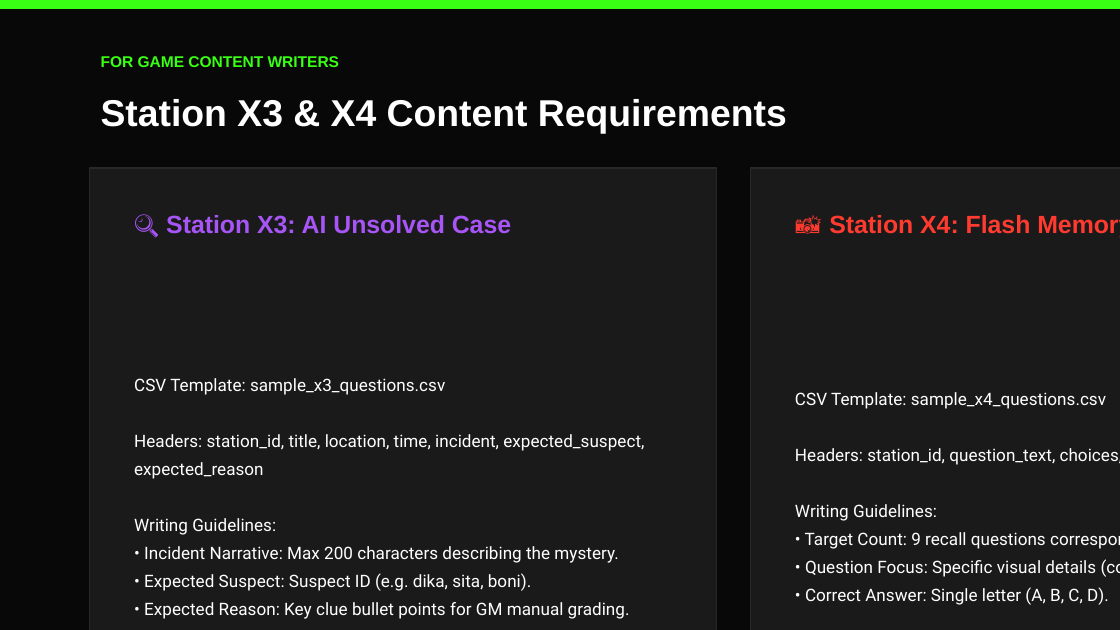
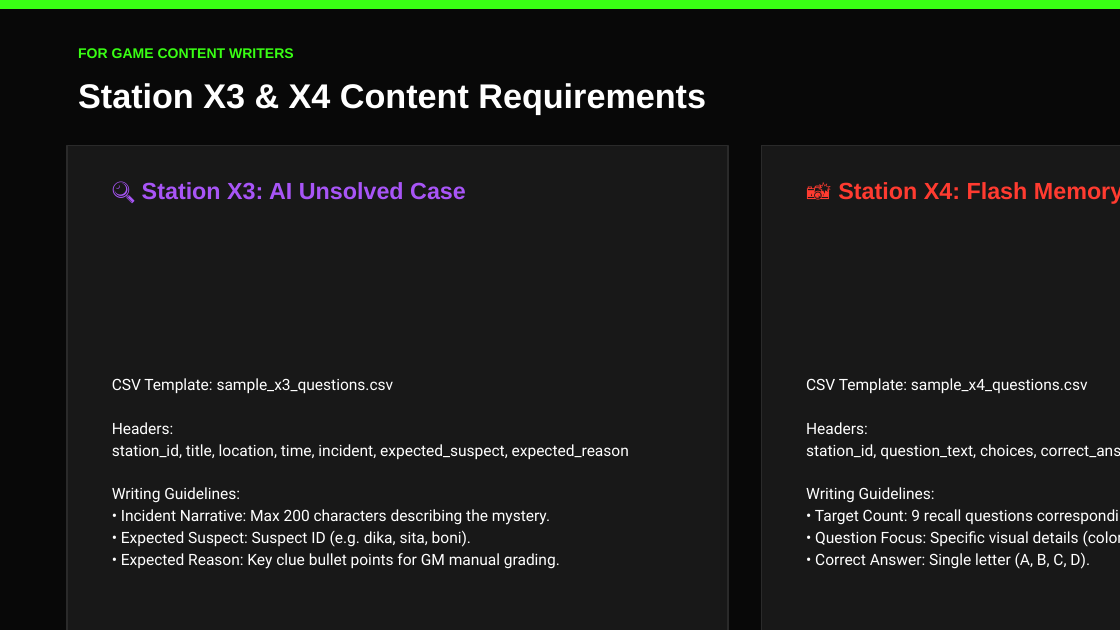
Before and after one commit to dubidamn/unxpadted, a slide deck: slide 9 of PRD_Design_System_and_Content_Guidelines.pptx. Drawn at 1120x630 pixels with LibreOffice and Linux fonts; fonts in the diff are those of the drawing. Boxes give left, top, right and bottom in pixels: in the first picture for what was removed or moved away, otherwise in the second. Text is boxed around its words. In the diff, an @@ line names an element or a change of style, - is before the commit and + after.

Commit message:
Fix presentation slide dimensions and text line height boundaries

```diff
--- a/PRD_Design_System_and_Content_Guidelines.pptx
+++ b/PRD_Design_System_and_Content_Guidelines.pptx
@@ text "FOR GAME CONTENT WRITERS": place and size @@
-text "FOR GAME CONTENT WRITERS" at (101,56,340,67)
+text "FOR GAME CONTENT WRITERS" at (78,48,294,58)
@@ text "FOR GAME CONTENT WRITERS" at (78,48,294,58): size 10 to 9 pt @@
@@ text "Station X3 & X4 Content ...": place and size @@
-text "Station X3 & X4 Content ..." at (101,99,787,134)
+text "Station X3 & X4 Content ..." at (78,83,706,115)
@@ text "Station X3 & X4 Content ..." at (78,83,706,115): size 24 to 22 pt @@
@@ rectangle: place and size @@
-rectangle at (90,168,717,630)
+rectangle at (67,146,728,630)
@@ rectangle at (67,146,728,630): fill #1A1A1A to #181818; outline #282828 1 pt to #2A2A2A 1 pt @@
@@ rectangle at (762,146,1120,630): fill #1A1A1A to #181818; outline #282828 1 pt to #2A2A2A 1 pt @@
@@ rectangle: place and size @@
-rectangle at (750,168,1120,630)
+rectangle at (762,146,1120,630)
@@ text "🔍 Station X3: AI Unsolved ...": place and size @@
-text "🔍 Station X3: AI Unsolved ..." at (166,215,511,234)
+text "🔍 Station X3: AI Unsolved ..." at (142,182,466,200)
@@ text "🔍 Station X3: AI Unsolved ..." at (142,182,466,200): size 16 to 15 pt @@
@@ text "📸 Station X4: Flash Memory" at (838,182,1120,204): size 16 to 15 pt @@
@@ text "📸 Station X4: Flash Memory": place and size @@
-text "📸 Station X4: Flash Memory" at (829,215,1120,238)
+text "📸 Station X4: Flash Memory" at (838,182,1120,204)
@@ text "CSV Template: sample_x3_questions.csv": place and size @@
-text "CSV Template: sample_x3_questions.csv" at (134,378,644,619)
+text "CSV Template: sample_x3_questions.csv" at (112,378,629,569)
@@ text "CSV Template: sample_x4_questions.csv": place and size @@
-text "CSV Template: sample_x4_questions.csv" at (795,392,1120,605)
+text "CSV Template: sample_x4_questions.csv" at (806,378,1120,569)
@@ text at (112,378,560,569): size 11 to 10 pt in "CSV Template: sample_x3_questions.csv", "Writing Guidelines:", "• Incident Narrative: Max 200 characters describing ...", "• Expected Suspect: Suspect ID (e.g. dika, ..." and 1 more places; line spacing 18pt to 14pt @@
@@ text at (806,378,1090,569): size 11 to 10 pt in "CSV Template: sample_x4_questions.csv", "Writing Guidelines:", "• Target Count: 9 recall questions corresponding ...", "• Question Focus: Specific visual details (colors, ..." and 1 more places; line spacing 18pt to 14pt @@
@@ text at (112,422,629,459): text changed; size 11 to 10 pt @@
-Headers: station_id, title, location, time, incident, expected_suspect, expected_reason
+Headers:
+station_id, title, location, time, incident, expected_suspect, expected_reason
@@ text at (806,422,1120,459): text changed; size 11 to 10 pt @@
-Headers: station_id, question_text, choices, correct_answer
+Headers:
+station_id, question_text, choices, correct_answer
```
Also in this commit, not shown: 9 other slides changed, 1 other file.
